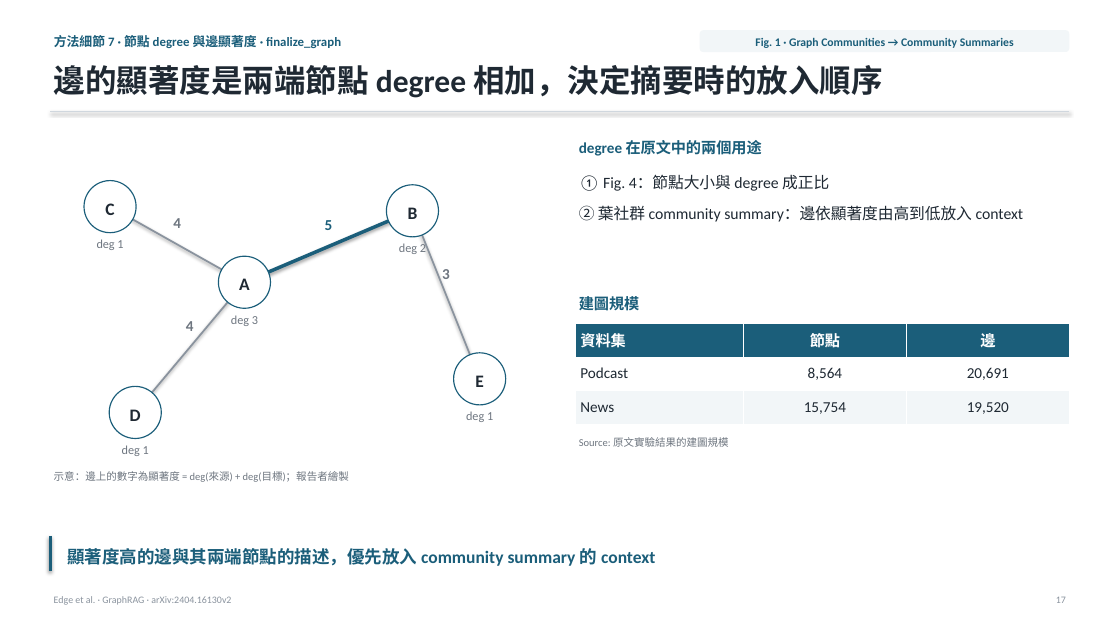
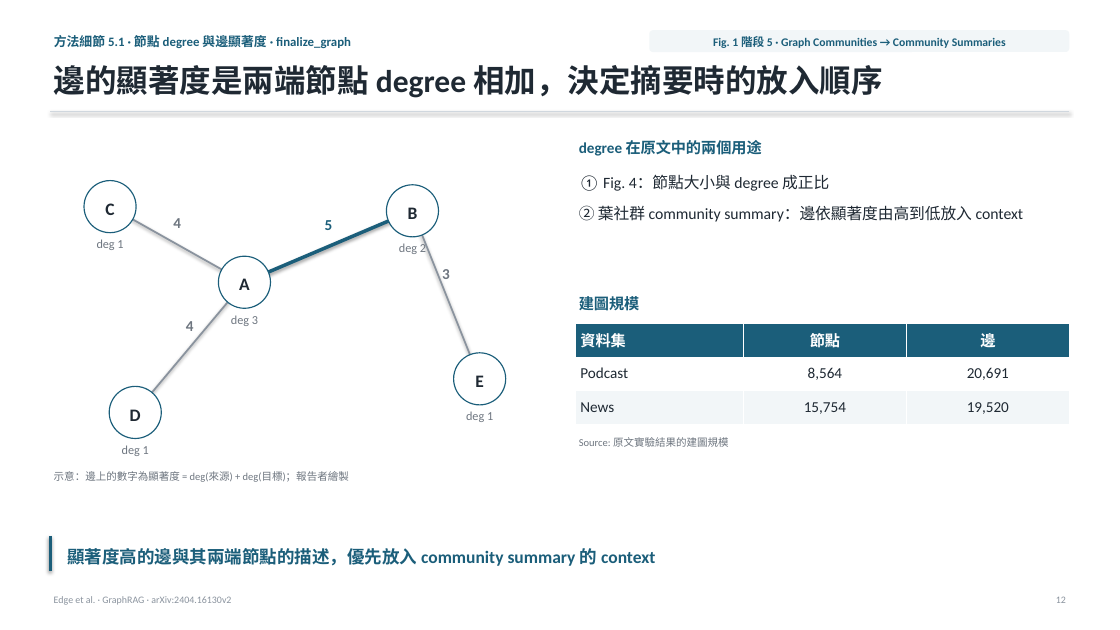
Before and after one commit to Moris-Zhan/CV-RAG-LLM-Papers, a slide deck: slide 12 of RAG/2024_GraphRAG/graph-rag-full-slides_zh-TW.pptx (slide 17 before the commit). Drawn at 1120x630 pixels with LibreOffice and Linux fonts; fonts in the diff are those of the drawing. Boxes give left, top, right and bottom in pixels: in the first picture for what was removed or moved away, otherwise in the second. Text is boxed around its words. In the diff, an @@ line names an element or a change of style, - is before the commit and + after.

```diff
--- a/RAG/2024_GraphRAG/graph-rag-full-slides_zh-TW.pptx
+++ b/RAG/2024_GraphRAG/graph-rag-full-slides_zh-TW.pptx
@@ text at [54,33,351,51]: text changed @@
-方法細節 7 · 節點 degree 與邊顯著度 · finalize_graph
+方法細節 5.1 · 節點 degree 與邊顯著度 · finalize_graph
@@ rounded rectangle: place and size @@
-rounded rectangle at [700,30,1070,52]
+rounded rectangle at [649,30,1070,52]
@@ text at [713,34,1006,50]: text changed @@
-Fig. 1 · Graph Communities → Community Summaries
+Fig. 1 階段 5 · Graph Communities → Community Summaries
```
Also in this commit, not shown: 32 other slides changed, 6 slides removed, 4 other files.
